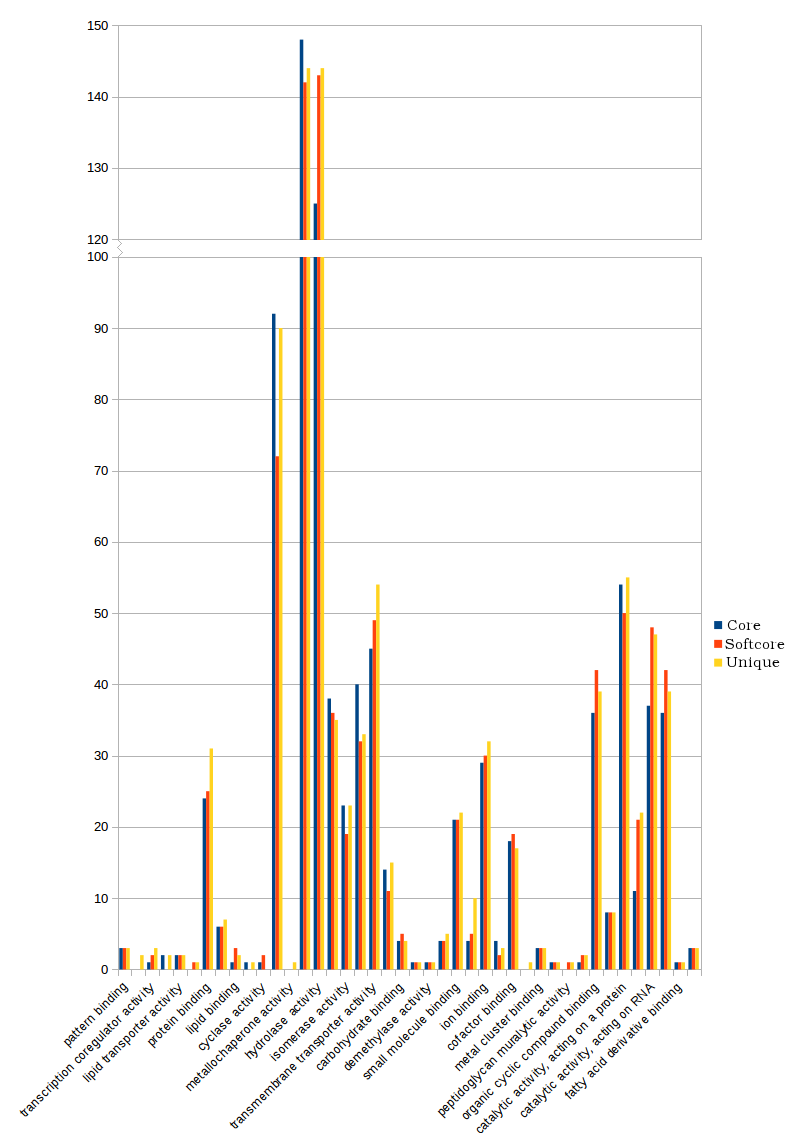
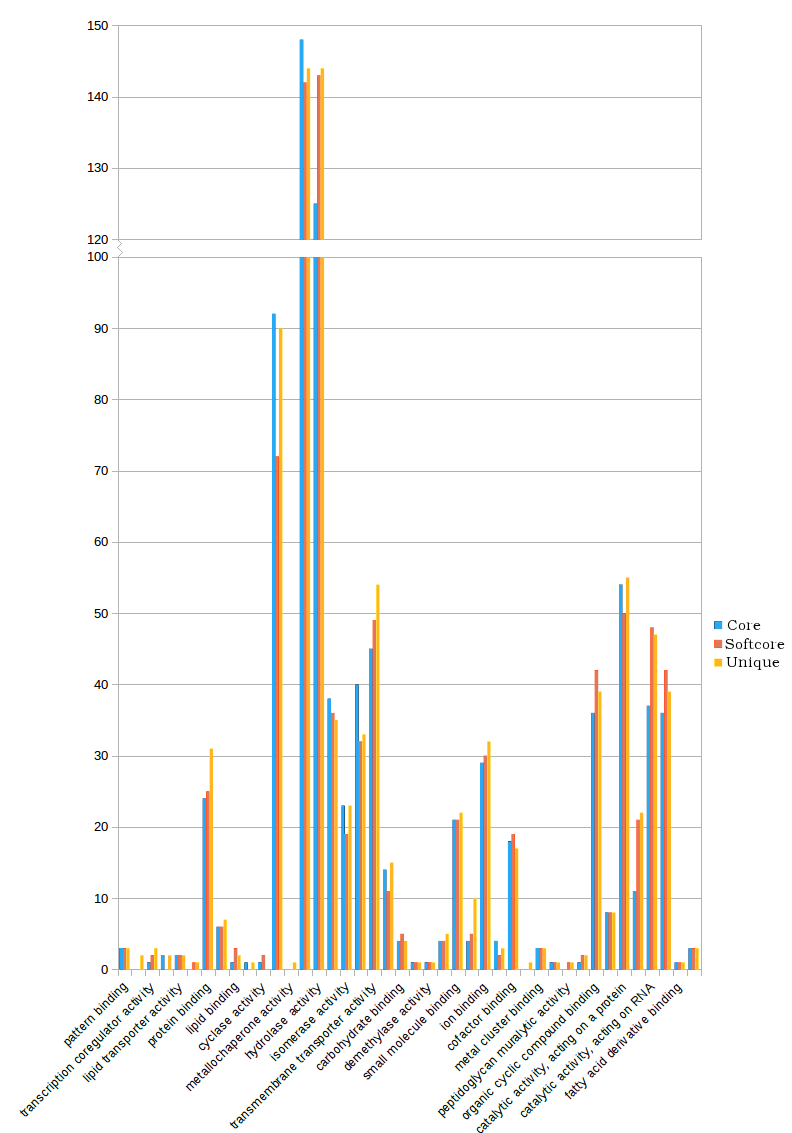
Revision of a layered 792x1133 image; what changed, layer by layer:
removed layer "Pasted Layer" over (715, 621, 722, 666)
painted on "Pan-gosum2-molec-graph.png" over (120, 40, 722, 969)
